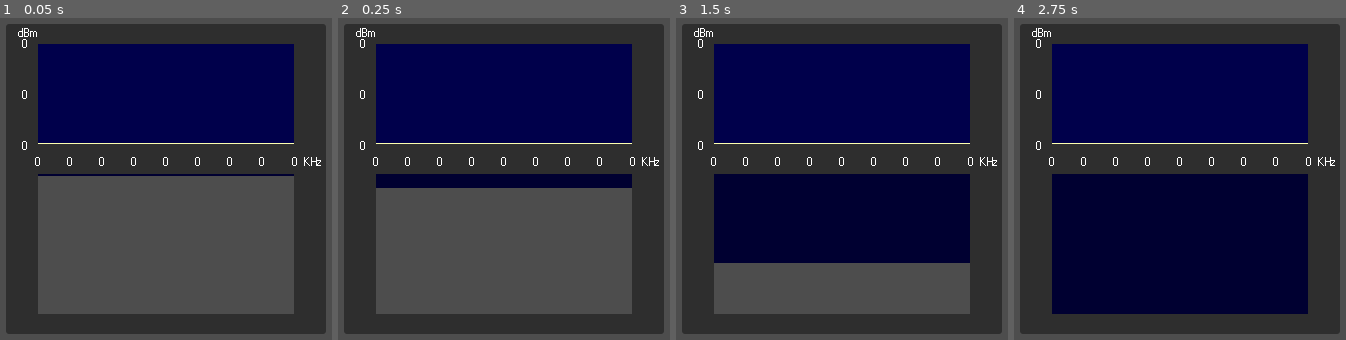
Above: before the commit, frames 1-4 (left to right).
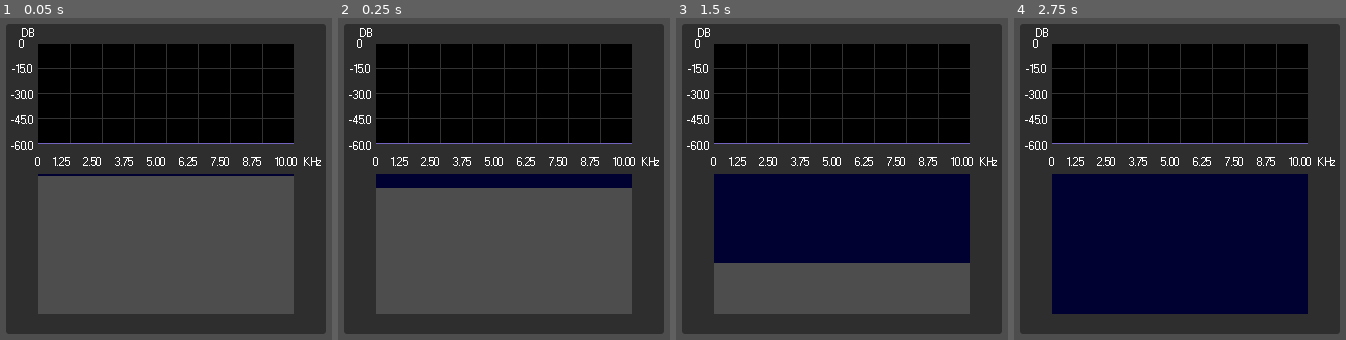
Above: after the commit, the same moments.

Repository: Nores33/Godot-Audio-FFT
Game: Godot game, scene res://Scenes/main.tscn
Two runs of this game, one before a commit and one after it. Both use one fixed random seed, a clock stepped at 60 frames per second and the inputs below.
Inputs:
- Up to frame 1 (0.05 s): no input
- Up to frame 2 (0.25 s): no input
- Up to frame 3 (1.5 s): no input
- Up to frame 4 (2.75 s): no input

The runs differ from the first frame. In frame 1, 25% of the frame differs, in the area x 3-89%, y 3-46%; in frame 2, 25%; in frame 3, 25%; in frame 4, 25%.

Commit message:
Added Grid to FFT Shader

Diff:
--- a/Scenes/main.tscn
+++ b/Scenes/main.tscn
@@ -1,9 +1,8 @@
-[gd_scene load_steps=10 format=3 uid="uid://b0864m2ekmq3k"]
+[gd_scene load_steps=9 format=3 uid="uid://b0864m2ekmq3k"]
 
 [ext_resource type="Script" path="res://Scripts/Audio_FFT.gd" id="1_3jwv1"]
 [ext_resource type="Shader" path="res://Shaders/FFT.gdshader" id="1_i0ker"]
 [ext_resource type="AudioStream" uid="uid://dau016m3kyyh3" path="res://PD120 SSTV Test Recording.mp3" id="2_t28n0"]
-[ext_resource type="Script" path="res://Scripts/FFT Graph.gd" id="3_su4kd"]
 [ext_resource type="Theme" uid="uid://b7rnt3j5nova8" path="res://Font_Theme.tres" id="3_yqxh4"]
 [ext_resource type="PackedScene" uid="uid://cvvjq0r4bcekk" path="res://Scenes/waterfall_viewport.tscn" id="4_cj5no"]
 [ext_resource type="FontFile" uid="uid://de3clrck8tnoj" path="res://Fonts/Windows Regular.ttf" id="4_h0n6g"]
@@ -13,8 +12,10 @@
 shader_parameter/values = PackedFloat32Array()
 shader_parameter/line_color = Vector4(1, 1, 1, 1)
 shader_parameter/bg_color = Vector4(0, 0, 0, 1)
+shader_parameter/vertical_grid_lines = 9
+shader_parameter/horizontal_grid_lines = 3
 
-[sub_resource type="ViewportTexture" id="ViewportTexture_g1w2d"]
+[sub_resource type="ViewportTexture" id="ViewportTexture_128hj"]
 viewport_path = NodePath("Panel/Waterfall Graph/WaterfallViewport")
 
 [node name="Main" type="Control"]
@@ -25,6 +26,11 @@
 grow_horizontal = 2
 grow_vertical = 2
 script = ExtResource("1_3jwv1")
+Line_Color = Color(0.443137, 0.388235, 0.745098, 1)
+X_Label = "KHz"
+X_ticks = 8
+Y_Label = "DB"
+Y_ticks = 4
 
 [node name="AudioStreamPlayer" type="AudioStreamPlayer" parent="."]
 stream = ExtResource("2_t28n0")
@@ -57,13 +63,6 @@
 offset_right = 148.0
 offset_bottom = 140.0
 grow_horizontal = 2
-script = ExtResource("3_su4kd")
-Line_Color = Color(0.988235, 1, 0.686275, 1)
-BG_Color = Color(0, 0, 0.294118, 1)
-X_Label = "KHz"
-X_ticks = 8
-Y_Label = "dBm"
-Y_ticks = 2
 
 [node name="Y_Label" type="Label" parent="Panel/FFT Graph"]
 layout_mode = 1
@@ -79,8 +78,9 @@
 layout_mode = 1
 anchors_preset = 9
 anchor_bottom = 1.0
+offset_left = -7.0
 offset_top = 13.0
-offset_right = 14.0
+offset_right = 13.0
 offset_bottom = -10.0
 grow_vertical = 2
 
--- a/Scripts/Audio_FFT.gd
+++ b/Scripts/Audio_FFT.gd
@@ -1,14 +1,29 @@
 extends Control
 
 const VU_COUNT = 256
-const FREQ_MAX = 4000.0
+const FREQ_MAX = 10000.0
 
 const WIDTH = 256
 const HEIGHT = 100
-const MIN_DB = 80
+const MIN_DB = 60
 
 var spectrum
 var values = []
+
+# FFT Graph
+@export var Line_Color : Color = Color.YELLOW
+@export var BG_Color : Color = Color.BLACK
+
+@export var X_Label = ""
+@export var X_ticks = 1
+@export var Y_Label = ""
+@export var Y_ticks = 1
+
+var X_min_value = 0
+var X_max_value : float = FREQ_MAX/1000.0
+
+var Y_min_value : float = -MIN_DB
+var Y_max_value = 0
 
 func _ready():
 	$FFTTimer.start()
@@ -16,6 +31,35 @@
 	# $"WaterfallViewport/ColorRect".get_material().set_shader_parameter("time_factor", 5)
 	values.resize(VU_COUNT)
 	values.fill(0.0)
+
+	# Prepare FFT Graph
+	$"Panel/FFT Graph/Y_Label".set_text(Y_Label)
+	$"Panel/FFT Graph/X_Label".set_text(X_Label)
+
+	$"Panel/FFT Graph/FFT Display".get_material().set_shader_parameter("line_color", Line_Color)
+	$"Panel/FFT Graph/FFT Display".get_material().set_shader_parameter("bg_color", BG_Color)
+	$"Panel/FFT Graph/FFT Display".get_material().set_shader_parameter("vertical_grid_lines", X_ticks)
+	$"Panel/FFT Graph/FFT Display".get_material().set_shader_parameter("horizontal_grid_lines", Y_ticks)
+
+	var freq_steps = X_max_value/X_ticks
+	for i in range(X_ticks):
+		var x_tick = Control.new()
+		x_tick.size_flags_horizontal = Control.SIZE_EXPAND_FILL
+		$"Panel/FFT Graph/X_Ticks_Container".add_child(x_tick)
+		x_tick = Label.new()
+		x_tick.vertical_alignment=VERTICAL_ALIGNMENT_CENTER
+		x_tick.text = "%.2f" % (freq_steps*(i+1))
+		$"Panel/FFT Graph/X_Ticks_Container".add_child(x_tick)
+
+	var db_steps = Y_min_value/Y_ticks
+	for i in range(Y_ticks):
+		var y_tick = Control.new()
+		y_tick.size_flags_vertical = Control.SIZE_EXPAND_FILL
+		$"Panel/FFT Graph/Y_Ticks_Container".add_child(y_tick)
+		y_tick = Label.new()
+		y_tick.horizontal_alignment=HORIZONTAL_ALIGNMENT_CENTER
+		y_tick.text = "%.1f" % (db_steps*(i+1))
+		$"Panel/FFT Graph/Y_Ticks_Container".add_child(y_tick)
 
 func _process(_delta):
 	var data = []
--- a/Scripts/FFT Graph.gd
+++ /dev/null
@@ -1,42 +0,0 @@
-# Followed Tutorial: https://www.youtube.com/watch?app=desktop&v=6rMezOhK87Y
-extends Control
-
-@export var Line_Color : Color = Color.YELLOW
-@export var BG_Color : Color = Color.BLACK
-
-@export var X_Label = ""
-@export var X_ticks = 1
-@export var Y_Label = ""
-@export var Y_ticks = 1
-
-var X_min_value
-var X_max_value
-
-var Y_min_value
-var Y_max_value
-
-func _ready():
-	# Not working
-	$Y_Label.set_text(Y_Label)
-	$X_Label.set_text(X_Label)
-
-	$"FFT Display".get_material().set_shader_parameter("line_color", Line_Color)
-	$"FFT Display".get_material().set_shader_parameter("bg_color", BG_Color)
-
-	for i in range(X_ticks):
-		var x_tick = Control.new()
-		x_tick.size_flags_horizontal = Control.SIZE_EXPAND_FILL
-		$X_Ticks_Container.add_child(x_tick)
-		x_tick = Label.new()
-		x_tick.vertical_alignment=VERTICAL_ALIGNMENT_CENTER
-		x_tick.text = "0"
-		$X_Ticks_Container.add_child(x_tick)
-
-	for i in range(Y_ticks):
-		var y_tick = Control.new()
-		y_tick.size_flags_vertical = Control.SIZE_EXPAND_FILL
-		$Y_Ticks_Container.add_child(y_tick)
-		y_tick = Label.new()
-		y_tick.horizontal_alignment=HORIZONTAL_ALIGNMENT_CENTER
-		y_tick.text = "0"
-		$Y_Ticks_Container.add_child(y_tick)
--- a/Shaders/FFT.gdshader
+++ b/Shaders/FFT.gdshader
@@ -1,11 +1,33 @@
 shader_type canvas_item;
 
 #define SAMPLES 256
-#define TOLERANCE 1.0
+#define TOLERANCE 0.5
 
 uniform float values[SAMPLES];
 uniform vec4 line_color = vec4(1.0,1.0,1.0,1.0);
 uniform vec4 bg_color = vec4(0.0,0.0,0.0,1.0);
+
+uniform int vertical_grid_lines = 9;
+uniform int horizontal_grid_lines = 3;
+
+vec4 Draw_Grid(float x, float y){
+	float line_ratio = 0.04;
+	float cell_width = float(SAMPLES)/float(vertical_grid_lines);
+	float cell_height = 100.0/float(horizontal_grid_lines);
+	for(int i=1; i<vertical_grid_lines; i++){
+		float x_pos = float(i)*cell_width;
+		if(x > x_pos && x < x_pos+line_ratio*cell_width){
+			return vec4(0.2,0.2,0.2,1.0);
+		}
+	}
+	for(int i=1; i<horizontal_grid_lines; i++){
+		float y_pos = float(i)*cell_height;
+		if(y > y_pos && y < y_pos+line_ratio*cell_width){
+			return vec4(0.2,0.2,0.2,1.0);
+		}
+	}
+	return bg_color; //return black
+}
 
 vec4 Draw_FFT(float x, float y){
 	if(x < float(SAMPLES)){
@@ -21,17 +43,17 @@
     if(x < float(SAMPLES)){
         float start_line = values[int(x)];
         float end_line = values[int(x)+1];
-        if((y < start_line && y > end_line)||(y > start_line && y < end_line)||(y > values[int(x)] && y < values[int(x)]+TOLERANCE)){
+        if((y < start_line && y > end_line)||(y > start_line && y < end_line)||(y > values[int(x)] && y < values[int(x)]+2.0*TOLERANCE)){
             return line_color; //return purple
         }
     }
-    return bg_color; //return black
+    return Draw_Grid(x,y); //return grid
 }
 
 vec4 Draw_FFT_Points(float x, float y){
     if(x < float(SAMPLES)){
         float value = values[int(x)];
-        if(y > value && y < value+TOLERANCE){
+        if(y > value && y < value+2.0*TOLERANCE){
             return line_color; //return purple
         }
     }
--- a/project.godot
+++ b/project.godot
@@ -27,3 +27,4 @@
 [rendering]
 
 textures/canvas_textures/default_texture_filter=0
+renderer/rendering_method="gl_compatibility"
Not shown: 1 places in Scenes/main.tscn that only renumber resources
